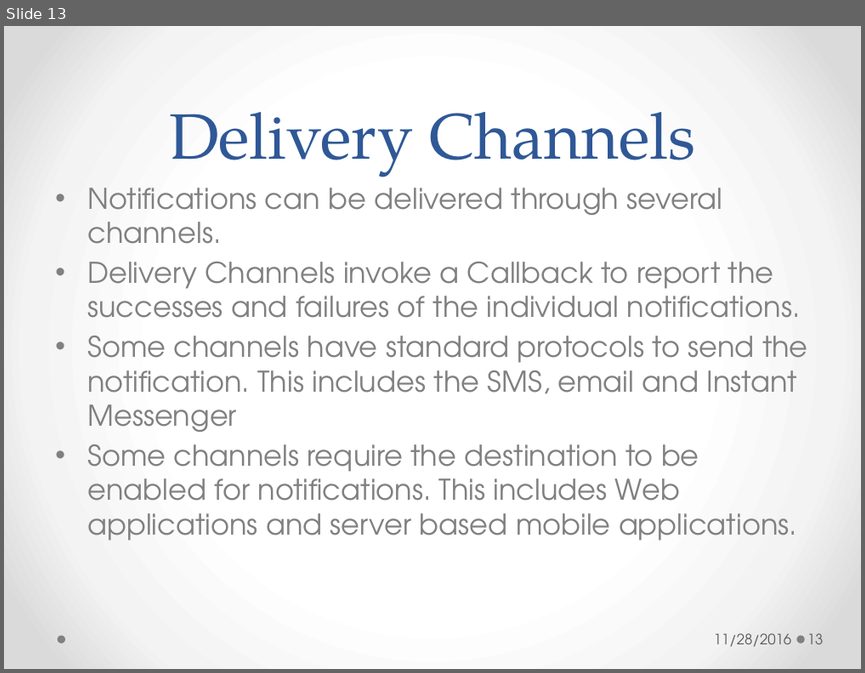
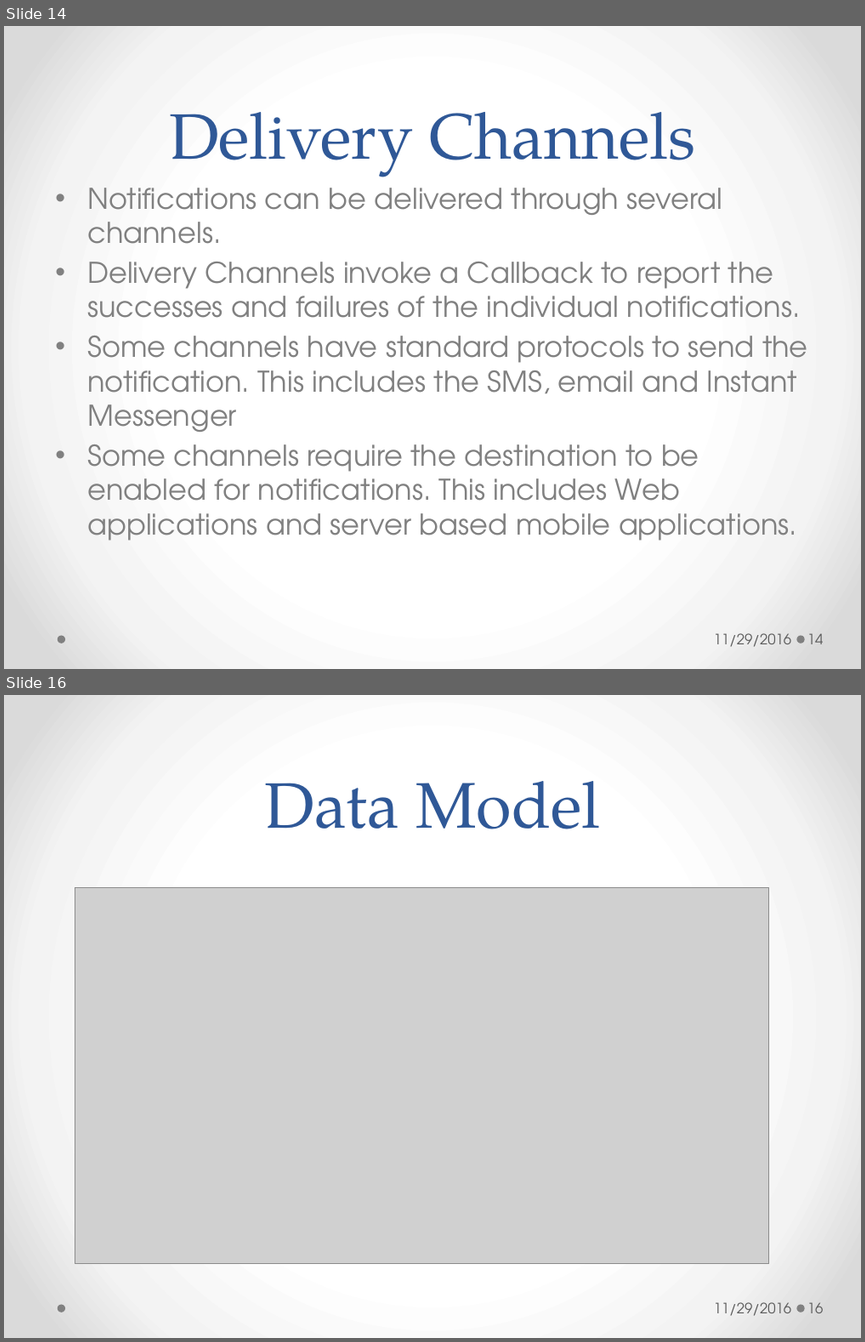
Before and after one commit to amitgem/notificationService, a slide deck: Presentation.pptx. Shown one above the other, each under a label of ours: slide 13 before the commit, slides 14 and 16 after it; the slides between them are not shown. The pictures are 865x673 and 865x1342 pixels, drawn with LibreOffice and Linux fonts; fonts in the diff are those of the drawing; grey boxes stand for pictures. Boxes give left, top, right and bottom in pixels: in the first picture for what was removed or moved away, otherwise in the second. Text is boxed around its words. In the diff, an @@ line names an element or a change of style, - is before the commit and + after.

```diff
--- a/Presentation.pptx
+++ b/Presentation.pptx
@@ slide 16 added at bbox=[4, 695, 861, 1338], background gradient #FFFFFF to #F4F4F4 to #DADADA; not listed: 2 template elements that a slide beside it also shows @@
@@ title added at bbox=[265, 781, 600, 829], 54 pt, text #2F5897 @@
+Data Model
@@ picture added at bbox=[75, 888, 768, 1264] @@
@@ text added at bbox=[714, 1302, 792, 1315], 12 pt, text #595959 @@
+11/29/2016
@@ page number added at bbox=[807, 1302, 823, 1313], 12 pt, text #595959 @@
+16
@@ what was slide 13 is now slide 14 @@
@@ slide 14 changed as well @@
@@ text at bbox=[714, 633, 792, 646]: text changed @@
-11/28/2016
+11/29/2016
@@ page number at bbox=[807, 633, 823, 644]: text changed @@
-13
+14
```
Also in this commit, not shown: 12 other slides changed, 2 other slides added, 4 other files.
